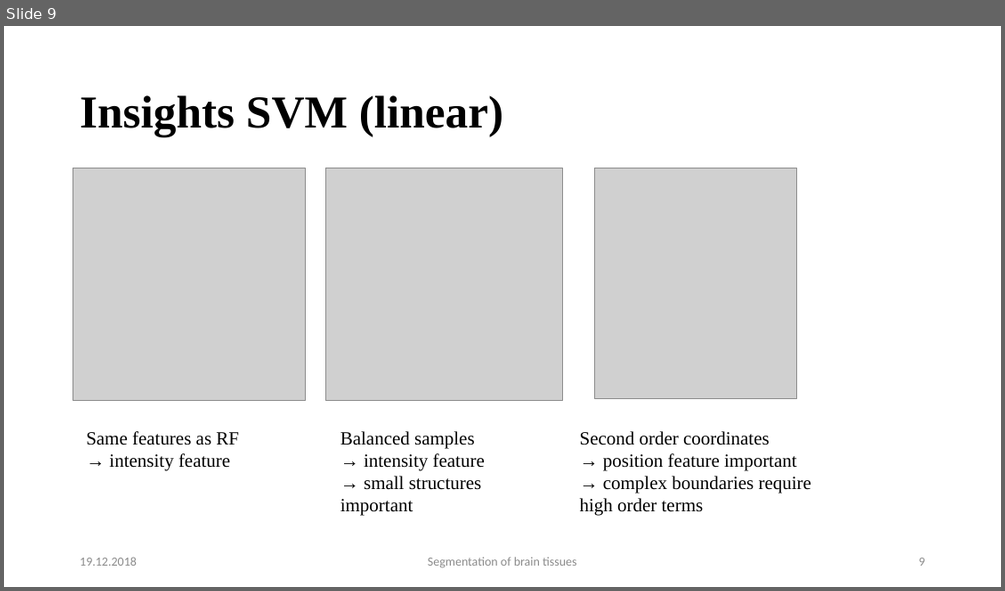
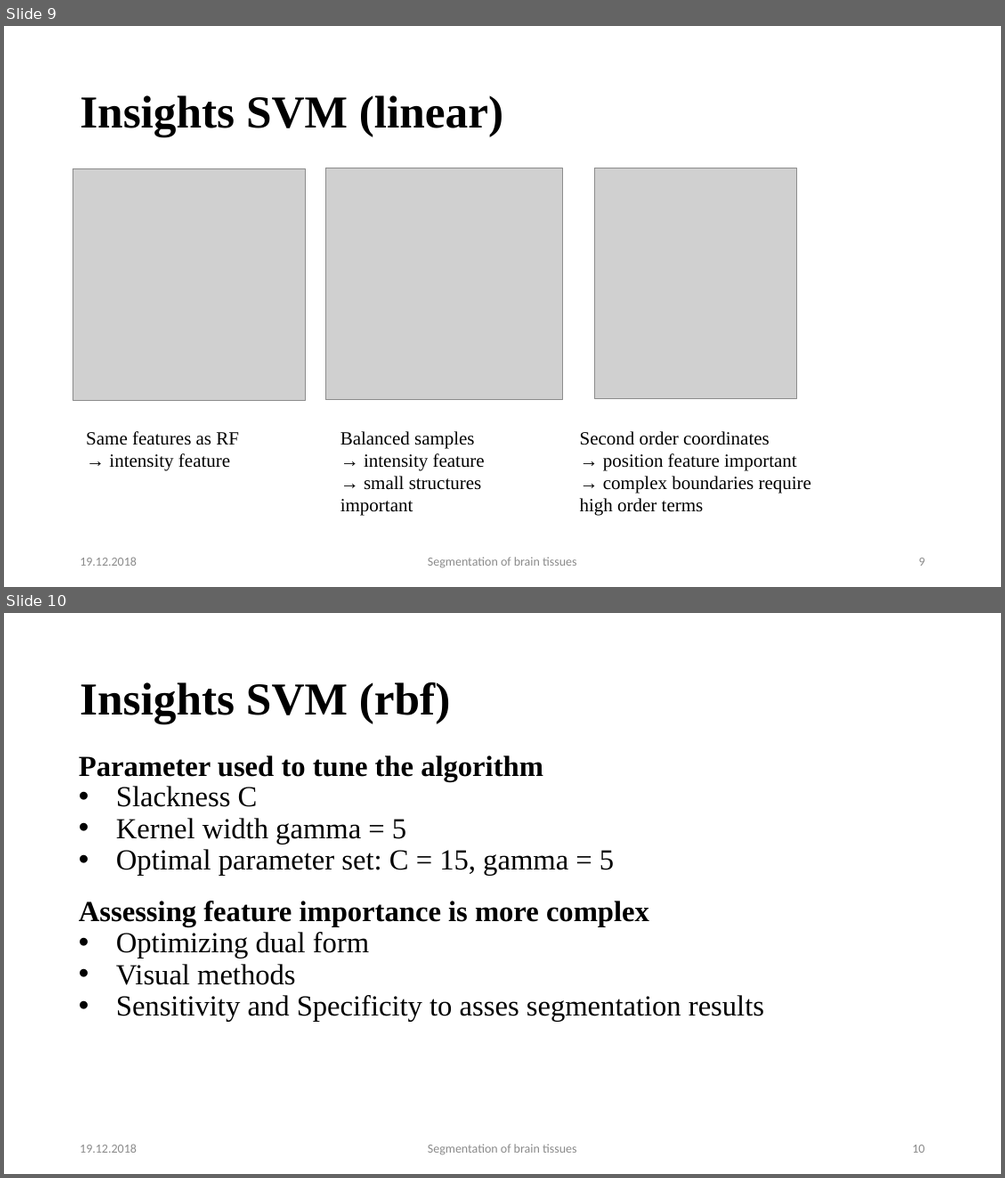
Before and after one commit to mhayoz/MIALab, a slide deck: Final Mialab.pptx. Shown one above the other, each under a label of ours: slide 9 before the commit, slides 9 and 10 after it. The pictures are 1005x591 and 1005x1178 pixels, drawn with LibreOffice and Linux fonts; fonts in the diff are those of the drawing; grey boxes stand for pictures; background and template pictures are left out. Boxes give left, top, right and bottom in pixels: in the first picture for what was removed or moved away, otherwise in the second. Text is boxed around its words. In the diff, an @@ line names an element or a change of style, - is before the commit and + after.

```diff
--- a/Final Mialab.pptx
+++ b/Final Mialab.pptx
@@ slide 10 added at <box>4,613,1001,1174</box>, background #FFFFFF @@
@@ text added at <box>80,682,451,724</box>, 44 pt, text #000000, bold @@
+Insights SVM (rbf)
@@ text added at <box>79,755,764,1021</box>, 28 pt, text #000000 @@
+Parameter used to tune the algorithm
+• Slackness C
+• Kernel width gamma = 5
+• Optimal parameter set: C = 15, gamma = 5
+Assessing feature importance is more complex
+• Optimizing dual form
+• Visual methods
+• Sensitivity and Specificity to asses segmentation results
@@ text added at <box>80,1143,137,1152</box>, 12 pt, text #8B8B8B @@
+19.12.2018
@@ text added at <box>428,1143,576,1155</box>, 12 pt, text #8B8B8B @@
+Segmentation of brain tissues
@@ page number added at <box>912,1144,924,1152</box>, 12 pt, text #8B8B8B @@
+10
```
Also in this commit, not shown: 4 slides changed, 2 other slides added.
